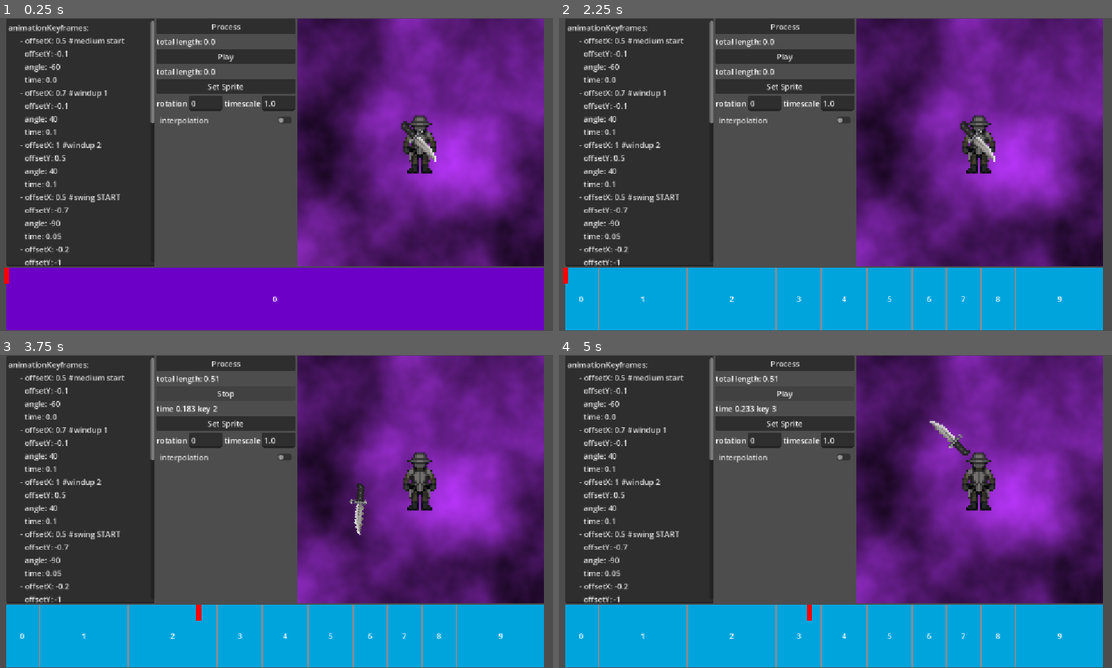
Above: before the commit, frames 1-4 (two rows, left to right).
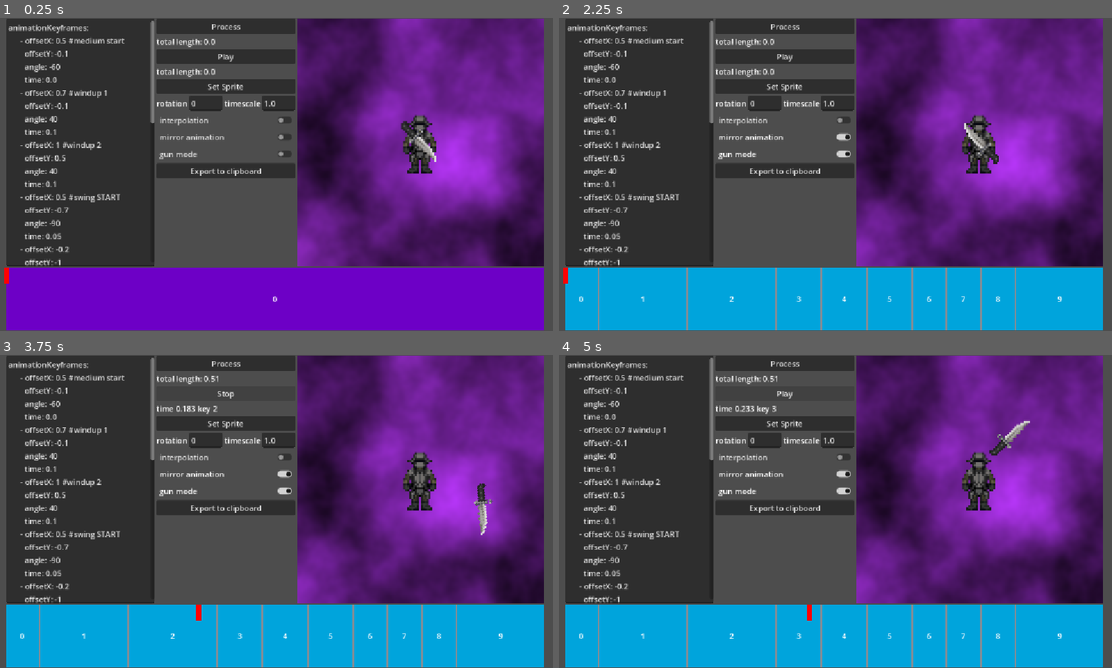
Above: after the commit, the same moments.

Repository: mika10095/carmine-weapon-anim-editor
Game: Godot game, scene res://main.tscn
Same seed, same stepped clock (60 frames per second), same inputs: the game is played once before the commit and once after it.
Inputs (mouse positions are in pixels of both pictures, inside the frame that each line leads up to):
- Up to frame 1 (0.25 s): no input
- Up to frame 2 (2.25 s): click "Process" at 0.5 s; click (785, 136) at 1.25 s, where only the run after the commit has a clickable "mirror animation"; click (785, 152) at 2 s, where only the run after the commit has a clickable "gun mode"
- Up to frame 3 (3.75 s): click (226, 508) at 2.75 s, where only the run after the commit has a clickable "Export to clipboard"; click "Play" at 3.5 s
- Up to frame 4 (5 s): click "Stop" at 4.25 s

The runs differ from the first frame. In frame 1, 1.4% of the frame differs, in the area x 28-79%, y 31-52%; in frame 2, 1.7%; in frame 3, 1.9%; in frame 4, 1.9%, in the area x 28-86%, y 21-52%.

Commit message:
infinite features

Diff:
--- a/main.tscn
+++ b/main.tscn
@@ -212,6 +212,18 @@
 layout_mode = 2
 text = "interpolation"
 
+[node name="MirroredAnim" type="CheckButton" parent="VBoxContainer/HBoxContainer/Tree" unique_id=1879645071]
+layout_mode = 2
+text = "mirror animation"
+
+[node name="GunMode" type="CheckButton" parent="VBoxContainer/HBoxContainer/Tree" unique_id=500927367]
+layout_mode = 2
+text = "gun mode"
+
+[node name="ClipboardButton" type="Button" parent="VBoxContainer/HBoxContainer/Tree" unique_id=259976229]
+layout_mode = 2
+text = "Export to clipboard"
+
 [node name="SubViewportContainer" type="SubViewportContainer" parent="VBoxContainer/HBoxContainer" unique_id=1247340886]
 custom_minimum_size = Vector2(512, 512)
 layout_mode = 2
@@ -233,7 +245,7 @@
 position = Vector2(256, 256)
 scale = Vector2(4, 4)
 sprite_frames = SubResource("SpriteFrames_gxbgy")
-frame = 5
+frame = 4
 
 [node name="RotationAnchor" type="Node2D" parent="VBoxContainer/HBoxContainer/SubViewportContainer/SubViewport/Node2D/Urist" unique_id=220633843]
 unique_name_in_owner = true
@@ -284,3 +296,6 @@
 [connection signal="text_changed" from="VBoxContainer/HBoxContainer/Tree/HBoxContainer/GlobalRotation" to="." method="_on_global_rotation_text_changed"]
 [connection signal="text_changed" from="VBoxContainer/HBoxContainer/Tree/HBoxContainer/TimeScale" to="." method="_on_time_scale_text_changed"]
 [connection signal="pressed" from="VBoxContainer/HBoxContainer/Tree/Interpolation" to="." method="_on_interpolation_pressed"]
+[connection signal="pressed" from="VBoxContainer/HBoxContainer/Tree/MirroredAnim" to="." method="_on_mirrored_anim_pressed"]
+[connection signal="pressed" from="VBoxContainer/HBoxContainer/Tree/GunMode" to="." method="_on_gun_mode_pressed"]
+[connection signal="pressed" from="VBoxContainer/HBoxContainer/Tree/ClipboardButton" to="." method="_on_clipboard_button_pressed"]
--- a/monolith.gd
+++ b/monolith.gd
@@ -17,6 +17,8 @@
 var playing = false
 var time_scale = 1.0
 var interpolated = false
+var mirrored = false
+var gunmode = false
 # Called when the node enters the scene tree for the first time.
 func _ready():
 	pass # Replace with function body.
@@ -52,6 +54,11 @@
 
 	if keyframes.size() < 2:
 		return
+
+	if(mirrored):
+		rotation_anchor.scale = Vector2.ONE
+	else:
+		rotation_anchor.scale = Vector2(-1.0, 1.0)
 
 	var current = keyframes[0]
 	var next = keyframes[1]
@@ -81,12 +88,19 @@
 			weapon_sprite.scale = Vector2(-a.scaleX, a.scaleY)
 			weapon_sprite.modulate = a.color
 			return
-
-	weapon_sprite.position = Vector2(
-		lerp(-a.offsetX, -b.offsetX, t),
-		lerp(-a.offsetY, -b.offsetY, t)
-	) / 0.03125
+	if(gunmode):
+		weapon_sprite.position = Vector2(
+			lerp(a.offsetX, b.offsetX, t),
+			lerp(-a.offsetY, -b.offsetY, t)
+		) / 0.03125
+	else:
+		weapon_sprite.position = Vector2(
+			lerp(-a.offsetX, -b.offsetX, t),
+			lerp(-a.offsetY, -b.offsetY, t)
+		) / 0.03125
 	weapon_sprite.rotation_degrees = lerp(a.angle, b.angle, t)
+	if(gunmode):
+		weapon_sprite.rotation_degrees += 180
 	weapon_sprite.scale = Vector2(
 		lerp(-a.scaleX, -b.scaleX, t),
 		lerp(a.scaleY, b.scaleY, t)
@@ -153,13 +167,13 @@
 	var rotation:float = float(new_text)
 	rotation_anchor.global_rotation_degrees = rotation
 	if rotation >= -45 and rotation < 45:
+		urist.frame = 4
+	elif rotation >= 45 and rotation < 135:
+		urist.frame = 7
+	elif rotation >= -135 and rotation < -45:
+		urist.frame = 6
+	else:
 		urist.frame = 5
-	elif rotation >= 45 and rotation < 135:
-		urist.frame = 6
-	elif rotation >= -135 and rotation < -45:
-		urist.frame = 7
-	else:
-		urist.frame = 4
 
 
 func _on_set_sprite_button_pressed():
@@ -197,3 +211,17 @@
 
 func _on_interpolation_pressed():
 	interpolated = not interpolated
+
+
+
+func _on_mirrored_anim_pressed():
+	mirrored = not mirrored
+
+
+func _on_gun_mode_pressed():
+	gunmode = not gunmode
+	rotation_anchor.global_rotation_degrees = 180
+
+
+func _on_clipboard_button_pressed():
+	DisplayServer.clipboard_set(yaml_text.text)
